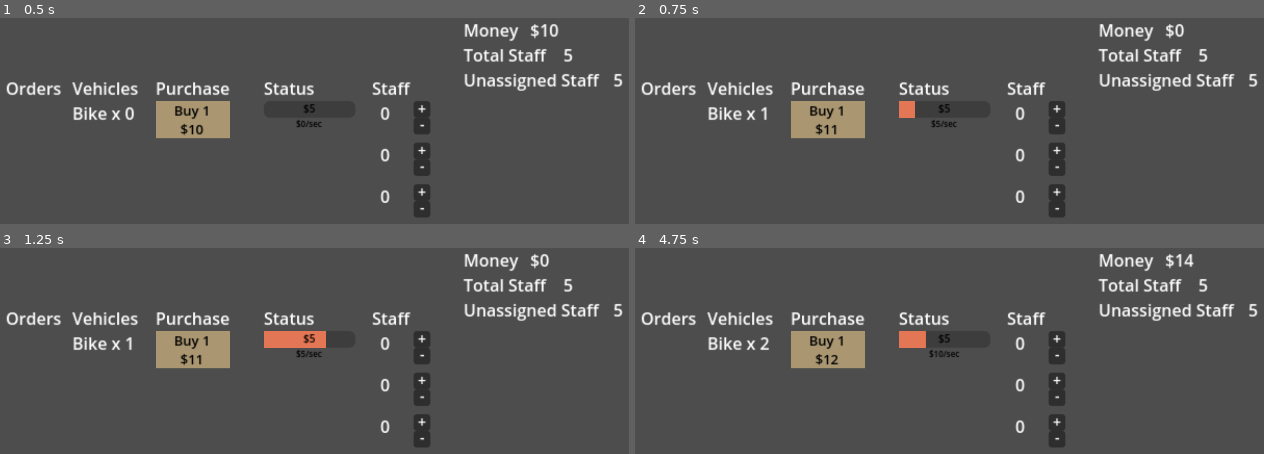
Above: before the commit, frames 1-4 (two rows, left to right).
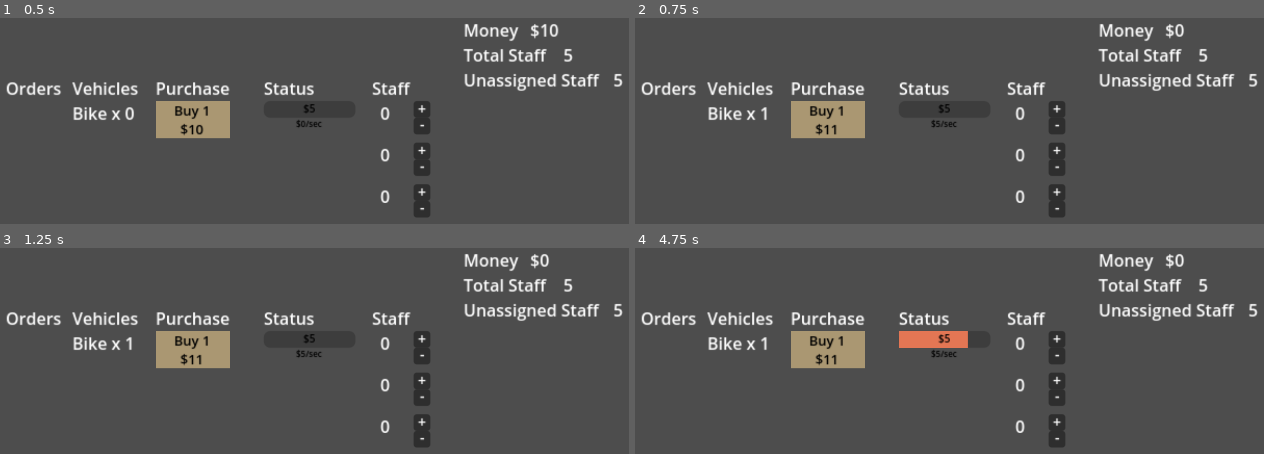
Above: after the commit, the same moments.

Repository: ethan-berkowitz/logistics
Game: Godot game, scene res://scenes/game.tscn
Same seed, same stepped clock (60 frames per second), same inputs: the game is played once before the commit and once after it.
Inputs:
- Up to frame 1 (0.5 s): no input
- Up to frame 2 (0.75 s): click "Buy 1 $10" at 0.5 s
- Up to frame 3 (1.25 s): no input
- Up to frame 4 (4.75 s): click "Buy 1 $11" at 1.25 s; click "+" at 2 s; click "-" at 2.75 s; click "Buy 1 $11" at 3.5 s; click "Buy 1 $12" (after the commit: "Buy 1 $11") at 4.25 s

Frame 1 is identical in both runs. In frame 2, 0.2% of the frame differs, in the area x 41-45%, y 40-49%; in frame 3, 0.8%; in frame 4, 0.8%, in the area x 19-89%, y 2-57%.

Commit message:
staff now needed to run the vehicles

Diff:
--- a/scripts/main.gd
+++ b/scripts/main.gd
@@ -96,8 +96,8 @@
 func update_all_vehicle_status(delta):
 	for vehicle in all_vehicles:
 		vehicle.update_per_second_label()
-		if vehicle.amount > 0:
-			vehicle.status += delta * vehicle.amount
+		if vehicle.amount > 0 and vehicle.staff > 0:
+			vehicle.status += delta * min(vehicle.amount, vehicle.staff)
 			vehicle.status_bar.value = vehicle.status / vehicle.duration
 			if vehicle.status >= vehicle.duration:
 				vehicle.status = 0.0
